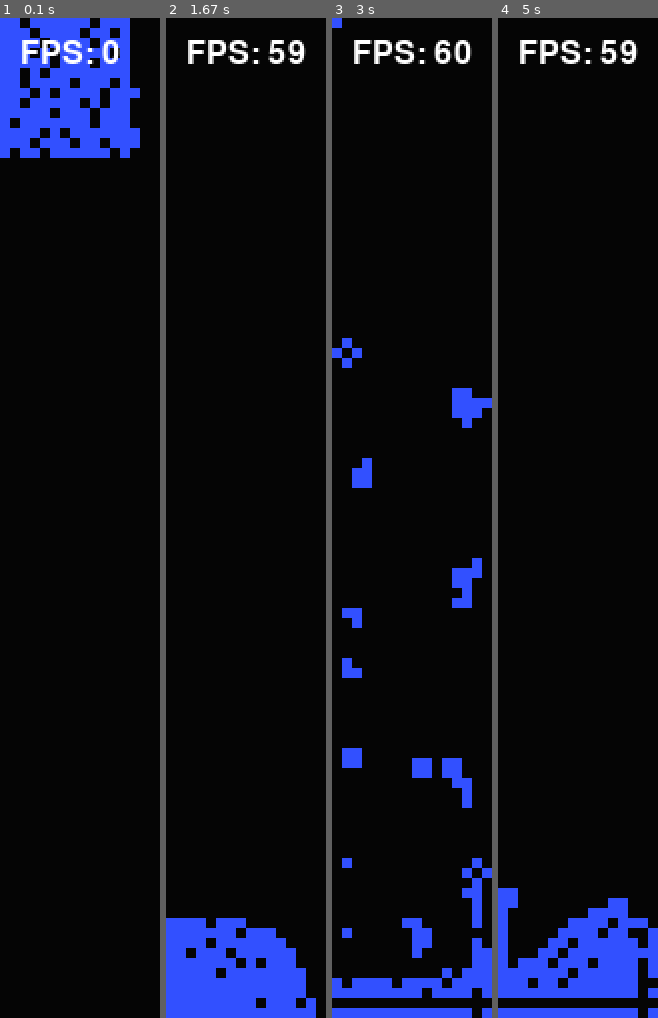
Above: before the commit, frames 1-4 (left to right).
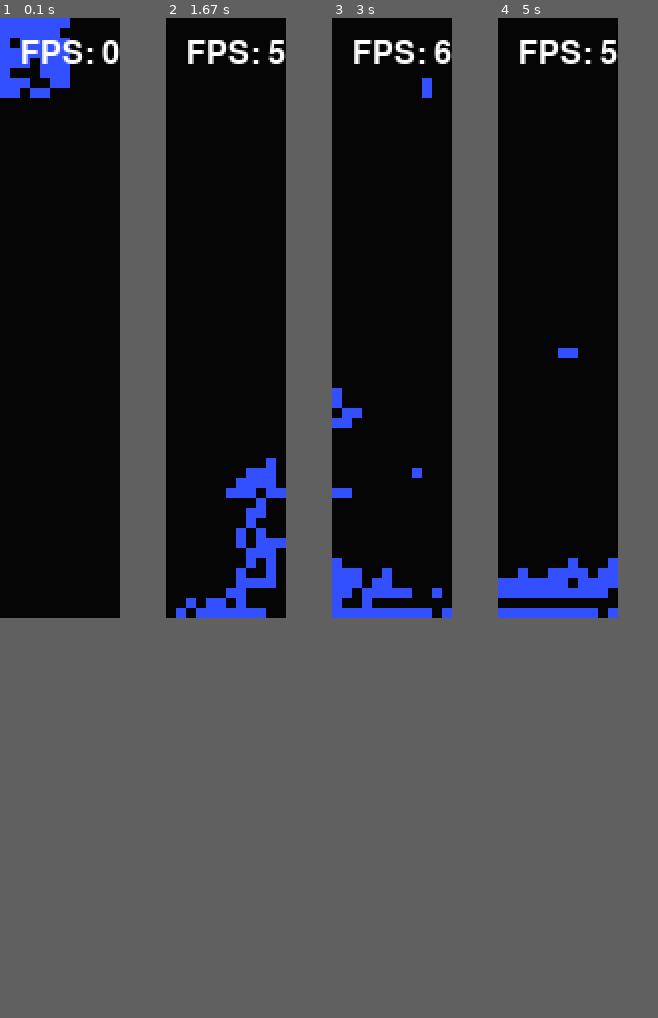
Above: after the commit, the same moments.

Repository: WhiteLightningGun/Visco-Fluid-Python-1
Game: pygame game, started from src/main.py
The game is run twice, just before and just after one commit, with the same random seed, the same clock (stepped at 60 frames per second) and the same inputs.
Inputs:
- Up to frame 1 (0.1 s): no input
- Up to frame 2 (1.67 s): no input
- Up to frame 3 (3 s): no input
- Up to frame 4 (5 s): no input
In our replay, the window is 80x500 before the commit and 60x300 after it. These sizes can differ from the game's own. Grey fills any space a smaller window leaves; there, only what the larger window draws over its background counts as a difference.

The runs differ from the first frame. In frame 1, 7.5% of the frame differs, in the area x 0-88%, y 0-14%; in frame 2, 11%, in the area x 0-94%, y 2-100%; in frame 3, 10%; in frame 4, 10%.

Commit message:
Refactor Vector2 class for improved structure and readability; update VEFluid parameters and simulation settings

Diff:
--- a/src/data.py
+++ b/src/data.py
@@ -5,38 +5,57 @@
 
 class Vector2:
     def __init__(self, x=0.0, y=0.0):
-        self.x = x
-        self.y = y
+        self.vector = [x, y]
 
     def __add__(self, other):
-        return Vector2(self.x + other.x, self.y + other.y)
+        return Vector2(self.vector[0] + other.vector[0], self.vector[1] + other.vector[1])
 
     def __sub__(self, other):
-        return Vector2(self.x - other.x, self.y - other.y)
+        return Vector2(self.vector[0] - other.vector[0], self.vector[1] - other.vector[1])
 
     def __mul__(self, scalar):
-        return Vector2(self.x * scalar, self.y * scalar)
+        return Vector2(self.vector[0] * scalar, self.vector[1] * scalar)
 
     def __truediv__(self, scalar):
-        return Vector2(self.x / scalar, self.y / scalar)
+        return Vector2(self.vector[0] / scalar, self.vector[1] / scalar)
 
     def dot(self, other):
-        return self.x * other.x + self.y * other.y
+        return self.vector[0] * other.vector[0] + self.vector[1] * other.vector[1]
 
     def magnitude(self) -> float:
-        return math.sqrt((self.x**2 + self.y**2))
+        return math.sqrt(self.vector[0] ** 2 + self.vector[1] ** 2)
 
     def magnitudeSquared(self) -> float:
-        return (self.x**2 + self.y**2)
+        return self.vector[0] ** 2 + self.vector[1] ** 2
 
     def normalize(self):
         mag = self.magnitude()
         if mag == 0:
             return Vector2()
-        return self / mag
+        inv_mag = 1.0 / mag
+        return self*inv_mag
 
     def __repr__(self):
-        return f"Vector2({self.x}, {self.y})"
+        return f"Vector2({self.vector[0]}, {self.vector[1]})"
+
+    def __getitem__(self, index):
+        return self.vector[index]
+
+    @property
+    def x(self):
+        return self.vector[0]
+
+    @x.setter
+    def x(self, value):
+        self.vector[0] = value
+
+    @property
+    def y(self):
+        return self.vector[1]
+
+    @y.setter
+    def y(self, value):
+        self.vector[1] = value
 
 
 def approx_sqrt(x: float) -> float:
--- a/src/fluid.py
+++ b/src/fluid.py
@@ -9,6 +9,9 @@
 # strange water: REST_DENSITY = 8, K_NEAR = 2.5, K = 0.6
 # splashy water: REST_DENSITY = 4, K_NEAR = 2.0, K = 0.5
 # sploshy water: REST_DENSITY = 4, K_NEAR = 1.5, K = 0.5
+# fast slop: REST_DENSITY = 2, K_NEAR = 10, K = 0.4
+# faster slop: REST_DENSITY = 1, K_NEAR = 10, K = 0.4
+# different slop: REST_DENSITY = 1, K_NEAR = 10, K = 1
 
 
 class VEFluid:
@@ -16,15 +19,15 @@
         self.particle_count = particle_count
         self.boundary_box = boundary_box
         self.velocity_damping = 1
-        self.REST_DENSITY = 2
-        self.K_NEAR = 1.5
-        self.K = 0.5
+        self.REST_DENSITY = 1
+        self.K_NEAR = 8
+        self.K = 2
         self.INTERACTION_RADIUS = 2  # can be a float
         self.INTERACTION_RADIUS_2 = self.INTERACTION_RADIUS**2
-        self.GRAVITY: Data.Vector2 = Data.Vector2(0, 0.2)
+        self.GRAVITY: Data.Vector2 = Data.Vector2(0.0, 0.1)
         self.particles: List[Data.Particle] = self.initialize_particlesB()
         self.fluidHashGrid = HashGrid.FluidHashGrid(
-            self.INTERACTION_RADIUS, self.particles)
+            1, self.particles)
 
     def neighbourSearch(self, mousePos):
         self.fluidHashGrid.clearGrid()
@@ -145,6 +148,7 @@
 
     def doubleDensityRelaxationB(self, dt):
         interaction_radius = self.INTERACTION_RADIUS
+        interaction_radius_inv = 1.0/interaction_radius
         k = self.K
         k_near = self.K_NEAR
         rest_density = self.REST_DENSITY
@@ -156,14 +160,16 @@
             densityNear = 0
             neighbours: List[Data.Particle] = self.fluidHashGrid.getNeighboursOfParticleIdx(
                 i)
+
+            # print(len(neighbours))
             particle_A = self.particles[i]
             pos_A = particle_A.position
-
+            # slow part starts here
             for particle_B in neighbours:
                 if particle_A == particle_B:
                     continue
                 r_ij = particle_B.position - pos_A
-                q = r_ij.magnitude() / interaction_radius
+                q = r_ij.magnitude() * interaction_radius_inv
                 if q < 1.0:
                     one_minus_q = 1 - q
                     density += one_minus_q ** 2
@@ -177,7 +183,7 @@
                 if particle_A == particle_B:
                     continue
                 r_ij = particle_B.position - pos_A
-                q = r_ij.magnitude() / interaction_radius
+                q = r_ij.magnitude() * interaction_radius_inv
 
                 if q < 1.0:
                     r_ij.normalize()
--- a/src/main.py
+++ b/src/main.py
@@ -8,7 +8,7 @@
 pygame.init()
 
 # Set up the display
-internal_width, internal_height = 16, 100
+internal_width, internal_height = 12, 60
 scale_factor = 5  # Scale factor to enlarge the window
 window_width, window_height = internal_width * \
     scale_factor, internal_height * scale_factor
@@ -22,7 +22,7 @@
 
 viscosity = 0.1
 elasticity = 10
-particle_number = 200
+particle_number = 45
 fluid = VEF.VEFluid(particle_number, (internal_width - 1, internal_height - 1))
 white = (255, 255, 255)
 
